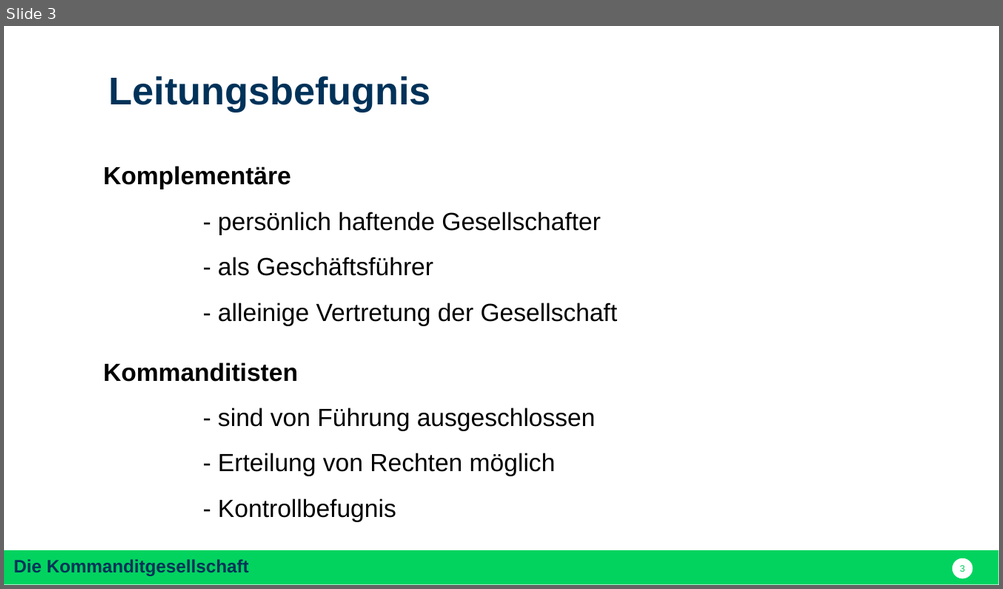
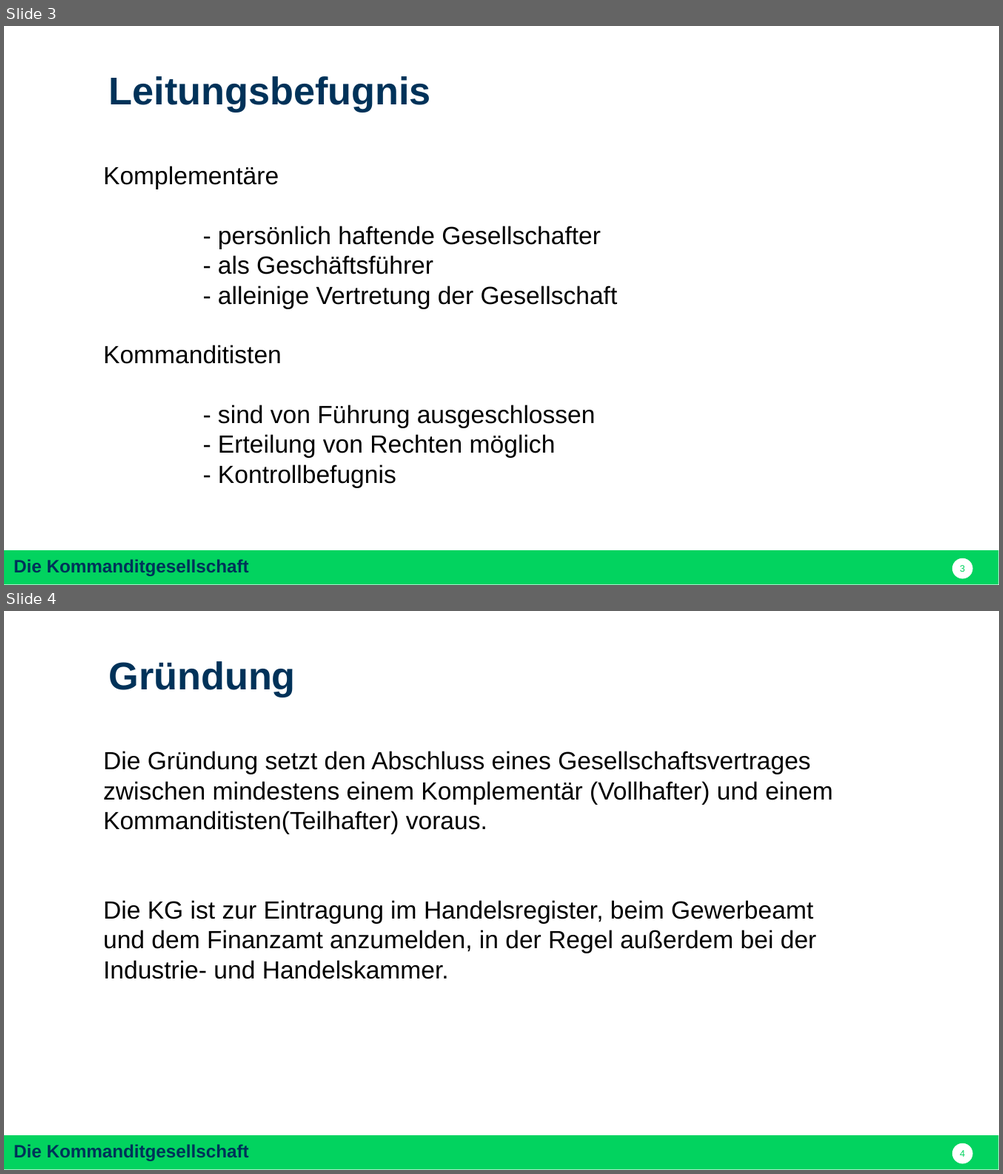
Before and after one commit to nodeg/exercises, a slide deck: Referat_BWP_KG_dom.pptx. Shown one above the other, each under a label of ours: slide 3 before the commit, slides 3 and 4 after it. The pictures are 1003x589 and 1003x1174 pixels, drawn with LibreOffice and Linux fonts; fonts in the diff are those of the drawing. Boxes give left, top, right and bottom in pixels: in the first picture for what was removed or moved away, otherwise in the second. Text is boxed around its words. In the diff, an @@ line names an element or a change of style, - is before the commit and + after.

Commit message:
Mein Senf
Habe Gründung, Haftung und Quellen hinzugefügt

```diff
--- a/Referat_BWP_KG_dom.pptx
+++ b/Referat_BWP_KG_dom.pptx
@@ slide 4 added at (4, 611, 999, 1170), background #FFFFFF; not listed: 2 template elements that a slide beside it also shows @@
@@ text added at (109, 661, 296, 697), 28 pt, text #003259, bold @@
+Gründung
@@ text added at (103, 751, 832, 980), 18 pt, text #000000 @@
+Die Gründung setzt den Abschluss eines Gesellschaftsvertrages zwischen mindestens einem Komplementär (Vollhafter) und einem Kommanditisten(Teilhafter) voraus.
+Die KG ist zur Eintragung im Handelsregister, beim Gewerbeamt und dem Finanzamt anzumelden, in der Regel außerdem bei der Industrie- und Handelskammer.
@@ slide 3 changed as well @@
@@ text "Komplementäre" at (103, 166, 617, 488): bold off in "Komplementäre", "Kommanditisten"; less space between paragraphs @@
```
Also in this commit, not shown: 7 other slides changed, 1 other slide added.
